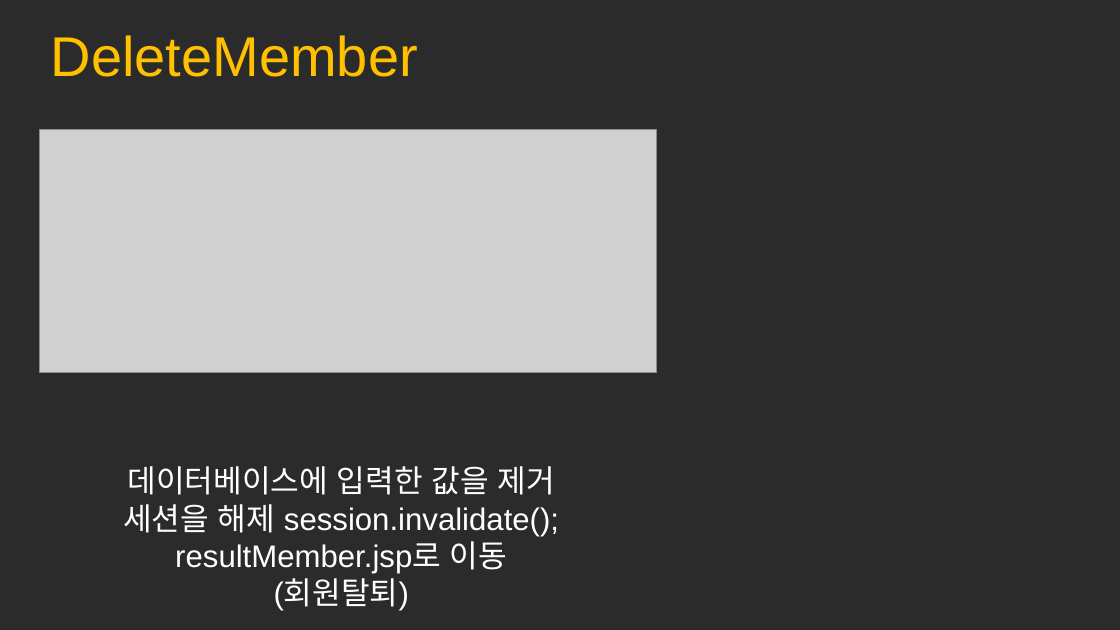
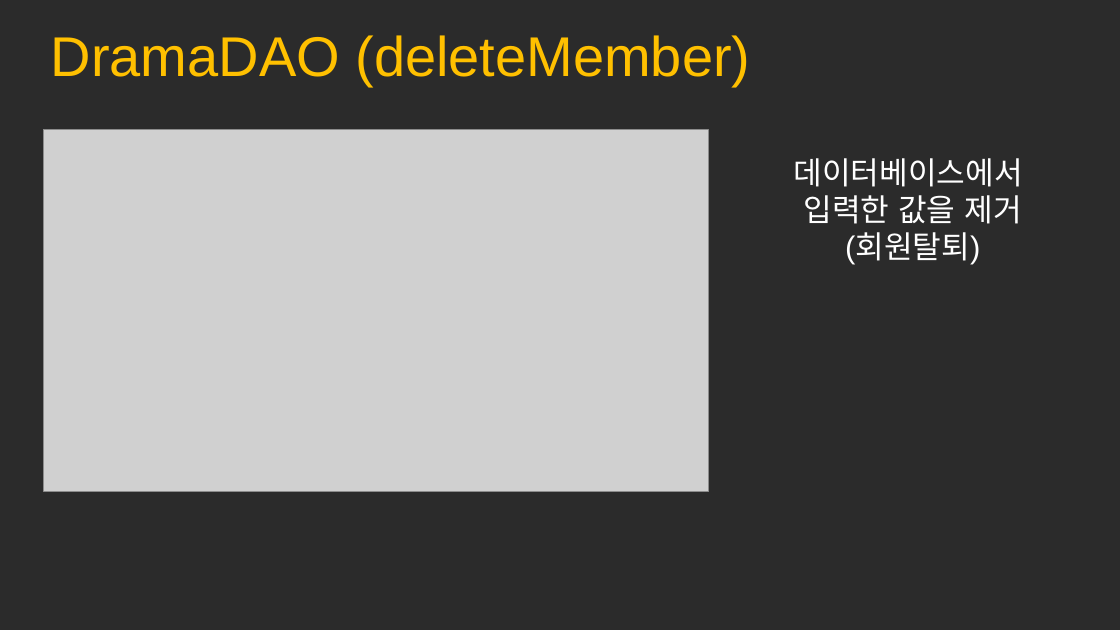
Before and after one commit to mina0502/portfolio, a slide deck: slide 19 of jsp/JSP.pptx (slide 16 before the commit). Drawn at 1120x630 pixels with LibreOffice and Linux fonts; fonts in the diff are those of the drawing; grey boxes stand for pictures; background and template pictures are left out; a plain dark background stands for a picture behind light text. Boxes give left, top, right and bottom in pixels: in the first picture for what was removed or moved away, otherwise in the second. Text is boxed around its words. In the diff, an @@ line names an element or a change of style, - is before the commit and + after.

```diff
--- a/jsp/JSP.pptx
+++ b/jsp/JSP.pptx
@@ text at [51,35,750,86]: text changed @@
-DeleteMember
+DramaDAO (deleteMember)
@@ picture: place and size @@
-picture at [39,130,656,373]
+picture at [44,130,709,492]
@@ text "데이터베이스에서": place and size @@
-text "데이터베이스에서" at [123,466,559,611]
+text "데이터베이스에서" at [794,158,1023,265]
@@ text at [794,158,1023,224]: text changed @@
-데이터베이스에 입력한 값을 제거
-세션을 해제 session.invalidate();
-resultMember.jsp로 이동
+데이터베이스에서
+입력한 값을 제거
```
Also in this commit, not shown: 2 other slides changed, 26 slides added, 1 slide removed.
